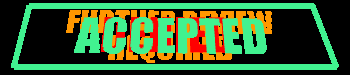
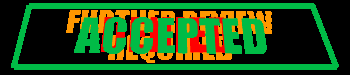
Comparing the layer stacks of the two w=350, h=75 images. Changes:
painted on "stamp0" over [11, 3, 339, 70]
painted on "stamp2" over [213, 16, 217, 20]
